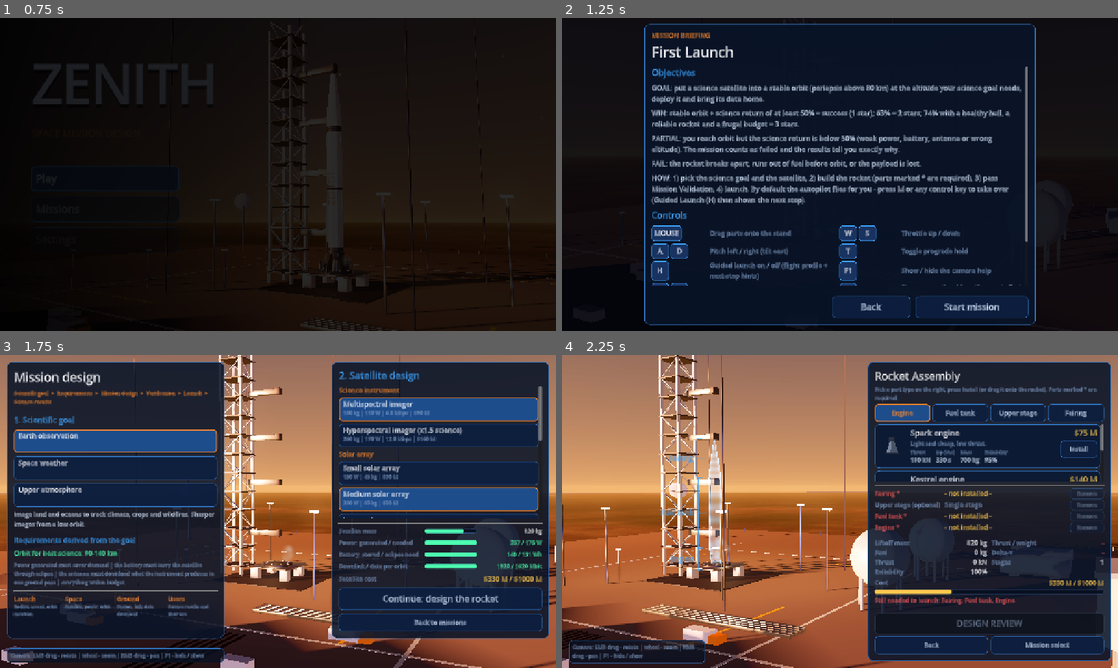
Above: before the commit, frames 1-4 (two rows, left to right).
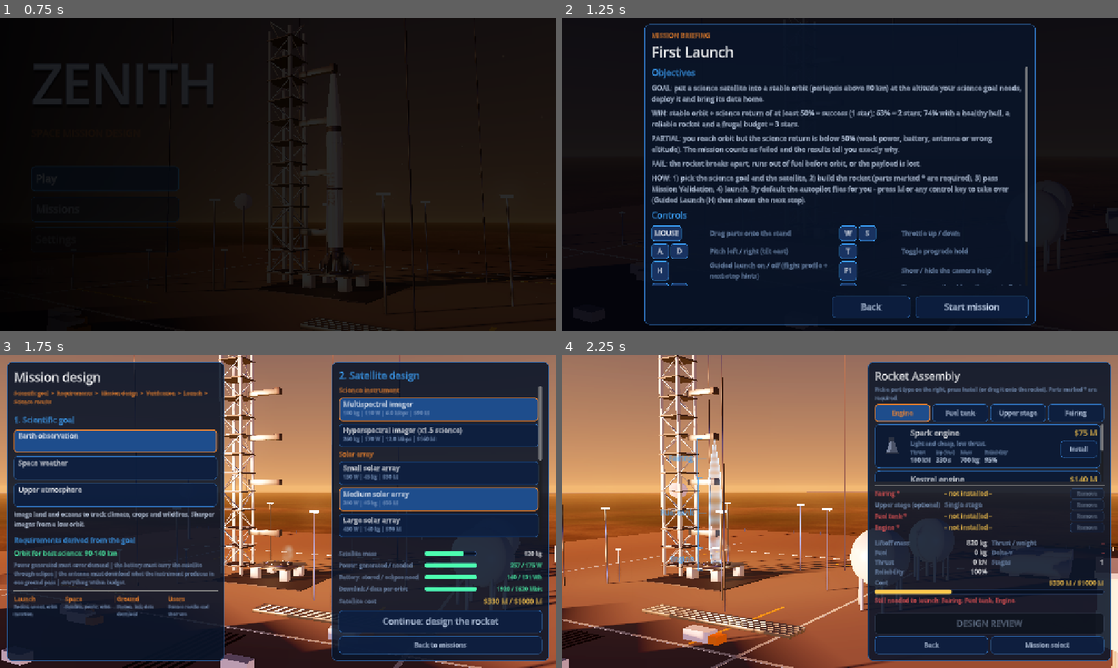
Above: after the commit, the same moments.

Repository: StrakFel/Zenith
Game: Godot game, scene res://Menus/TempMenu/temp_main_menu.tscn
Same seed, same stepped clock (60 frames per second), same inputs: the game is played once before the commit and once after it.
Inputs:
- Up to frame 1 (0.75 s): click "Play" at 0.5 s
- Up to frame 2 (1.25 s): no input
- Up to frame 3 (1.75 s): click "Start mission" at 1.25 s
- Up to frame 4 (2.25 s): click "Continue: design the rocket" at 2 s

Frame 1 is identical in both runs. In frame 2, 0.4% of the frame differs, in the area x 16-80%, y 4-94%; in frame 3, 9.4%, in the area x 1-99%, y 6-99%; in frame 4, 1.6%.

Commit message:
Remove camera tips panel everywhere, equal top/bottom margins, wheel over UI no longer zooms the 3D camera
Co-Authored-By: Claude Sonnet 5.5 <noreply@anthropic.com>

Diff:
--- a/Core3D/camera_hint.gd
+++ b/Core3D/camera_hint.gd
@@ -43,6 +43,7 @@
 	_banner.add_child(b)
 	_banner.visible = false
 	add_child(_banner)
+	_panel.visible = false          # the camera tips panel is switched off everywhere (the INSPECT banner stays)
 	_layout()
 
 
@@ -131,7 +132,7 @@
 		_fade = create_tween()
 		_fade.tween_interval(seconds)
 		_fade.tween_property(_panel, "modulate:a", 0.0, 0.8)
-	_panel.visible = true
+	_panel.visible = false
 
 
 ## F1: show / hide the camera help by hand.
@@ -165,4 +166,4 @@
 
 func set_inspect(on: bool) -> void:
 	_banner.visible = on
-	_panel.visible = not on
+	_panel.visible = false
--- a/Core3D/orbit_camera_controller.gd
+++ b/Core3D/orbit_camera_controller.gd
@@ -201,6 +201,11 @@
 		return
 	if event is InputEventMouseButton:
 		var mb := event as InputEventMouseButton
+		if mb.pressed:
+			# a wheel turn / click that lands on an opaque UI panel (e.g. the end of a scrolled list) never reaches the camera
+			var hov := camera.get_viewport().gui_get_hovered_control()
+			if hov != null and hov.mouse_filter == Control.MOUSE_FILTER_STOP:
+				return
 		match mb.button_index:
 			MOUSE_BUTTON_LEFT:
 				if mb.pressed:
--- a/Missions/Mission1/mission_design_view.gd
+++ b/Missions/Mission1/mission_design_view.gd
@@ -58,14 +58,14 @@
 	left.offset_left = 16
 	left.offset_right = 16 + PANEL_W
 	left.offset_top = 16
-	left.offset_bottom = -68
+	left.offset_bottom = -16
 	add_child(left)
 	var right := _build_right()
 	right.set_anchors_and_offsets_preset(Control.PRESET_RIGHT_WIDE)
 	right.offset_left = -16 - PANEL_W
 	right.offset_right = -16
 	right.offset_top = 16
-	right.offset_bottom = -68
+	right.offset_bottom = -16
 	right.grow_horizontal = Control.GROW_DIRECTION_BEGIN     # if the content is wider it grows to the left, never off-screen
 	add_child(right)
 	_rebuild_sat()
